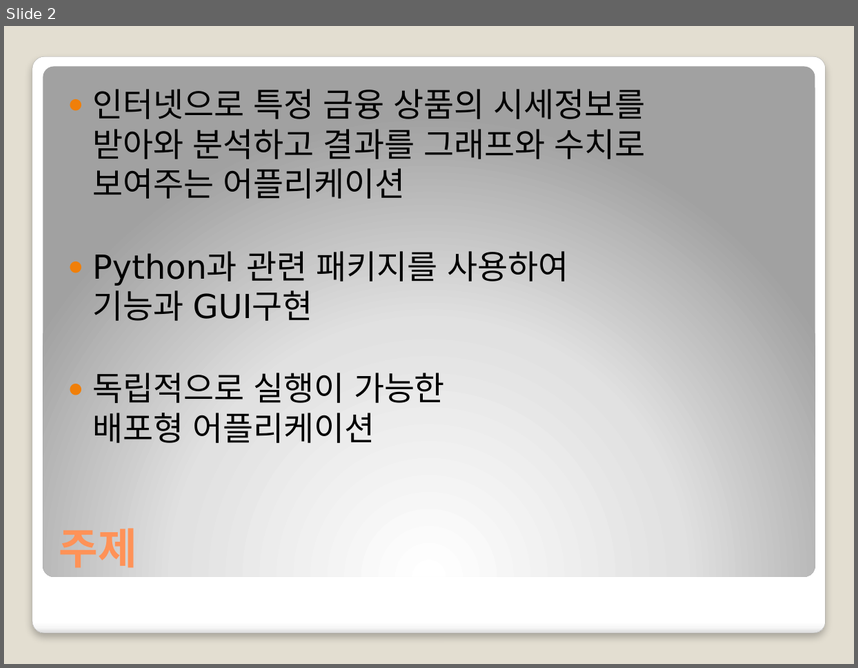
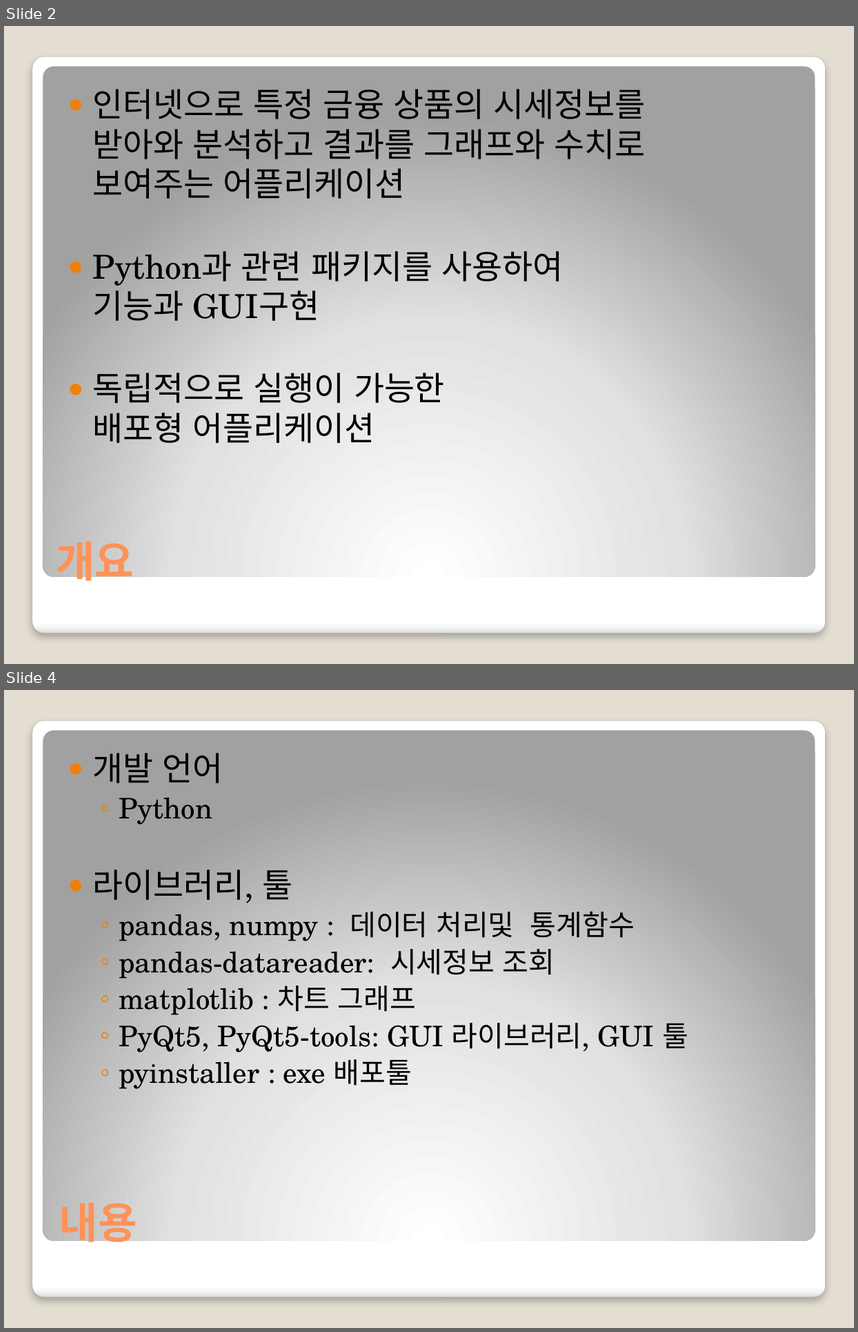
Before and after one commit to nbvc1003/stockAnalyst, a slide deck: 중간프로젝트2차_금융상품 분석툴20191224.pptx. Shown one above the other, each under a label of ours: slide 2 before the commit, slides 2 and 4 after it; the slides between them are not shown. The pictures are 858x668 and 858x1332 pixels, drawn with LibreOffice and Linux fonts; fonts in the diff are those of the drawing. Boxes give left, top, right and bottom in pixels: in the first picture for what was removed or moved away, otherwise in the second. Text is boxed around its words. In the diff, an @@ line names an element or a change of style, - is before the commit and + after.

Commit message:
QTableWidget 기능 Rnd

```diff
--- a/중간프로젝트2차_금융상품 분석툴20191224.pptx
+++ b/중간프로젝트2차_금융상품 분석툴20191224.pptx
@@ slide 4 added at (x1=4, y1=690, x2=854, y2=1328), background #E3DED1; not listed: 2 template elements that a slide beside it also shows @@
@@ text added at (x1=92, y1=753, x2=688, y2=1089), 24 pt, text #000000 @@
+● 개발 언어
+  ◦ Python
+● 라이브러리, 툴
+  ◦ pandas, numpy : 데이터 처리및 통계함수
+  ◦ pandas-datareader: 시세정보 조회
+  ◦ matplotlib : 차트 그래프
+  ◦ PyQt5, PyQt5-tools: GUI 라이브러리, GUI 툴
+  ◦ pyinstaller : exe 배포툴
@@ title added at (x1=59, y1=1202, x2=137, y2=1249), 36 pt, text #FF9258, bold @@
+내용
@@ slide 2 changed as well @@
@@ text "인터넷으로 특정 금융 상품의 시세정보를 ..." at (x1=92, y1=89, x2=646, y2=443): font DejaVu Sans to TeX Gyre Schola @@
@@ title at (x1=56, y1=541, x2=134, y2=588): text changed; font DejaVu Sans to TeX Gyre Schola @@
-주제
+개요
```
Also in this commit, not shown: 1 other slide changed, 2 other slides added, 5 other files.
